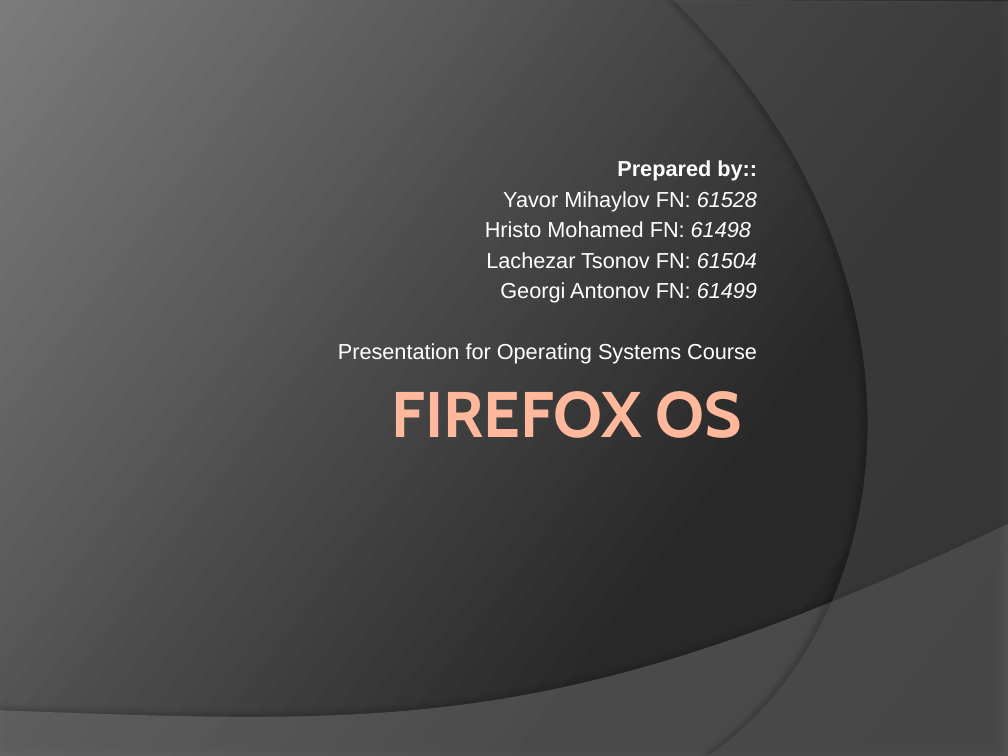
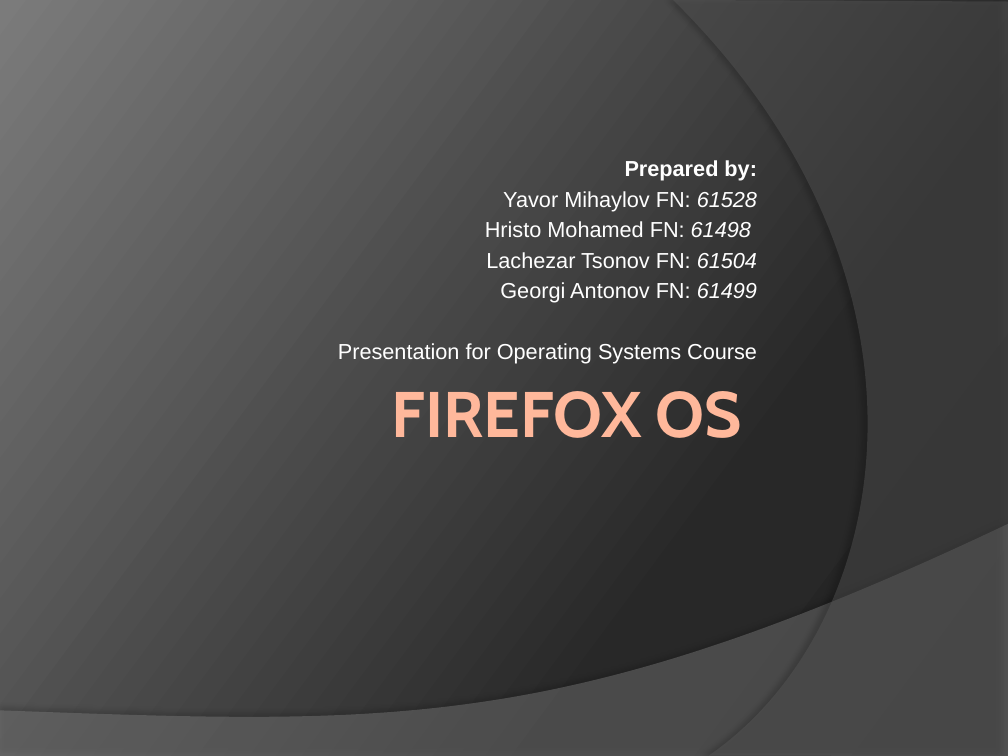
Before and after one commit to ymihaylov/Firefox-OS-Documentation-Project, a slide deck: slide 1 of Firefox OS.pptx. Drawn at 1008x756 pixels with LibreOffice and Linux fonts; fonts in the diff are those of the drawing. Boxes give left, top, right and bottom in pixels: in the first picture for what was removed or moved away, otherwise in the second. Text is boxed around its words. In the diff, an @@ line names an element or a change of style, - is before the commit and + after.

```diff
--- a/Firefox OS.pptx
+++ b/Firefox OS.pptx
@@ subtitle at <box>625,160,757,181</box>: text changed @@
-Prepared by::
+Prepared by:
```
Also in this commit, not shown: 2 other files.
